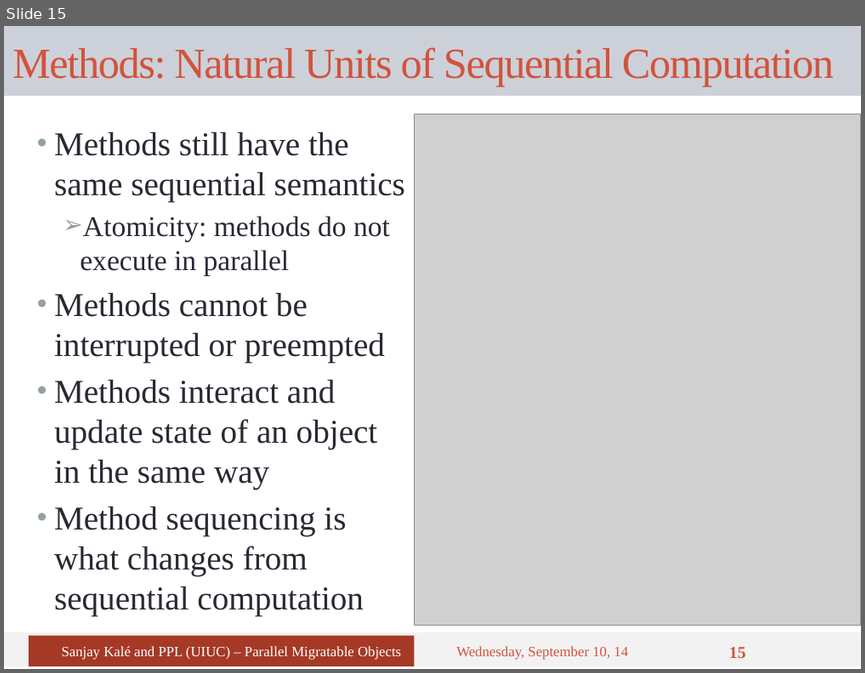
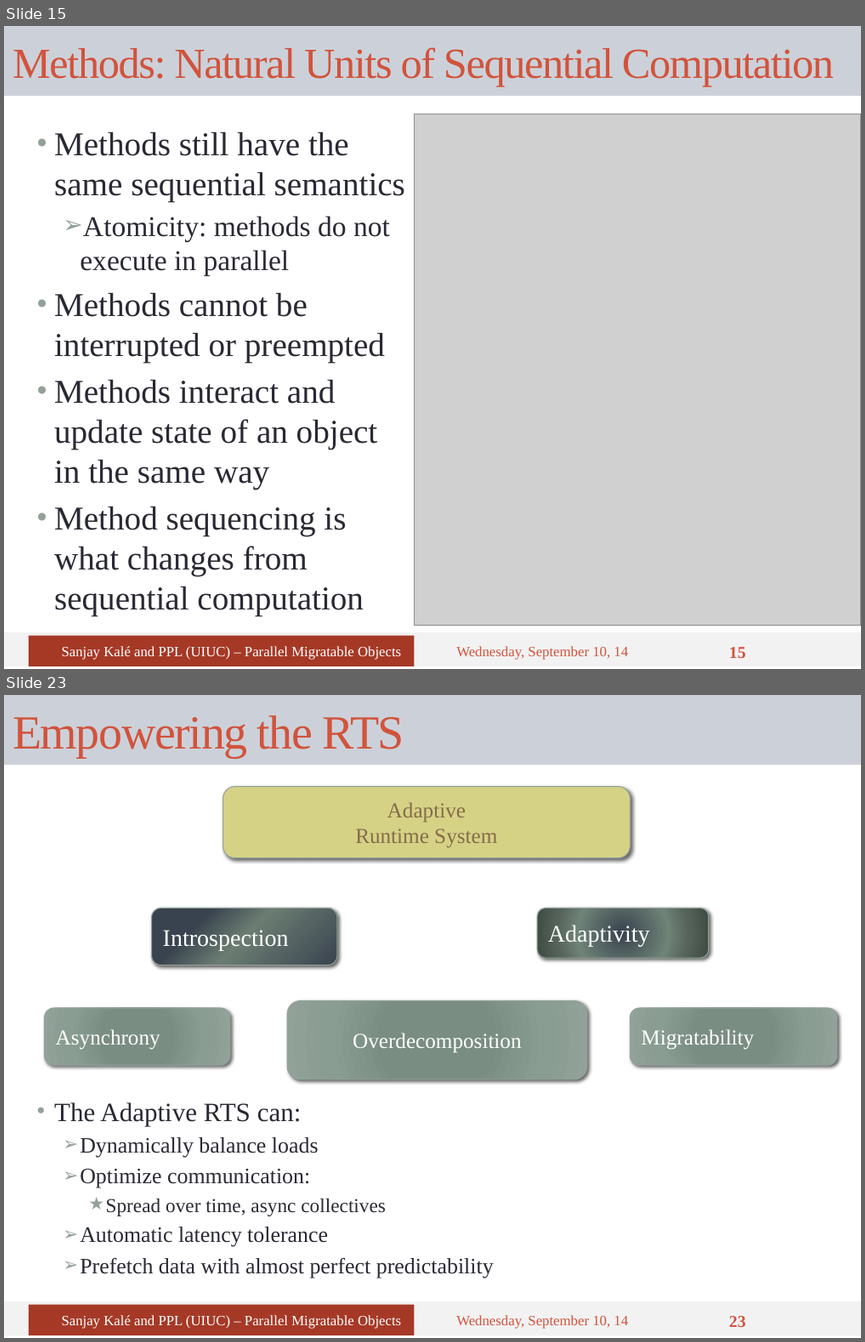
Before and after one commit to UIUC-PPL/charm_tutorial, a slide deck: tutorial-01-intro.pptx. Shown one above the other, each under a label of ours: slide 15 before the commit, slides 15 and 23 after it; the slides between them are not shown. The pictures are 865x673 and 865x1342 pixels, drawn with LibreOffice and Linux fonts; fonts in the diff are those of the drawing; grey boxes stand for pictures. Boxes give left, top, right and bottom in pixels: in the first picture for what was removed or moved away, otherwise in the second. Text is boxed around its words. In the diff, an @@ line names an element or a change of style, - is before the commit and + after.

Commit message:
update intro

```diff
--- a/tutorial-01-intro.pptx
+++ b/tutorial-01-intro.pptx
@@ slide 23 added at (4, 695, 861, 1338), background #FFFFFF; not listed: 1 template element that a slide beside it also shows @@
@@ title added at (4, 695, 861, 765), fill #CCD1D9, 40 pt, text #D2533C @@
+Empowering the RTS
@@ rounded rectangle added at (222, 787, 630, 858), fill #D5D286, outline #93A299 0.75 pt, 18 pt, text #866C49 @@
+Adaptive
+Runtime System
@@ rounded rectangle added at (151, 907, 337, 965), fill gradient #394350 to #6B7D72, outline #93A299 0.75 pt, 20 pt, text #FFFFFF @@
+Introspection
@@ rounded rectangle added at (537, 907, 709, 957), fill gradient #394350 to #708478 to #54635A to #3E4943, outline #93A299 0.75 pt, 20 pt, text #FFFFFF @@
+Adaptivity
@@ rounded rectangle added at (44, 1008, 230, 1065), fill gradient #7B8E82 to #7B8D83 to #8A9E92 to #93A299, outline #93A299 0.75 pt, 18 pt, text #FFFFFF @@
+Asynchrony
@@ rounded rectangle added at (287, 1001, 586, 1080), fill gradient #7B8E82 to #7B8D83 to #8A9E92 to #93A299, outline #93A299 0.75 pt, 18 pt, text #FFFFFF @@
+Overdecomposition
@@ rounded rectangle added at (630, 1008, 837, 1065), fill gradient #7B8E82 to #7B8D83 to #8A9E92 to #93A299, outline #93A299 0.75 pt, 18 pt, text #FFFFFF @@
+Migratability
@@ text added at (54, 1102, 494, 1278), 18.5 pt, text #292934 @@
+• The Adaptive RTS can:
+  ➢ Dynamically balance loads
+  ➢ Optimize communication:
+    ★ Spread over time, async collectives
+  ➢ Automatic latency tolerance
+  ➢ Prefetch data with almost perfect predictability
@@ rectangle added at (29, 1304, 415, 1335), fill #A53926, 12 pt, text #FFFFFF @@
+Sanjay Kalé and PPL (UIUC) – Parallel Migratable Objects
@@ text added at (456, 1315, 628, 1328), 12 pt, text #D2533C @@
+Wednesday, September 10, 14
@@ page number added at (729, 1315, 746, 1327), 14 pt, text #D2533C, bold @@
+23
```
Also in this commit, not shown: 6 slides changed, 5 other slides added.
